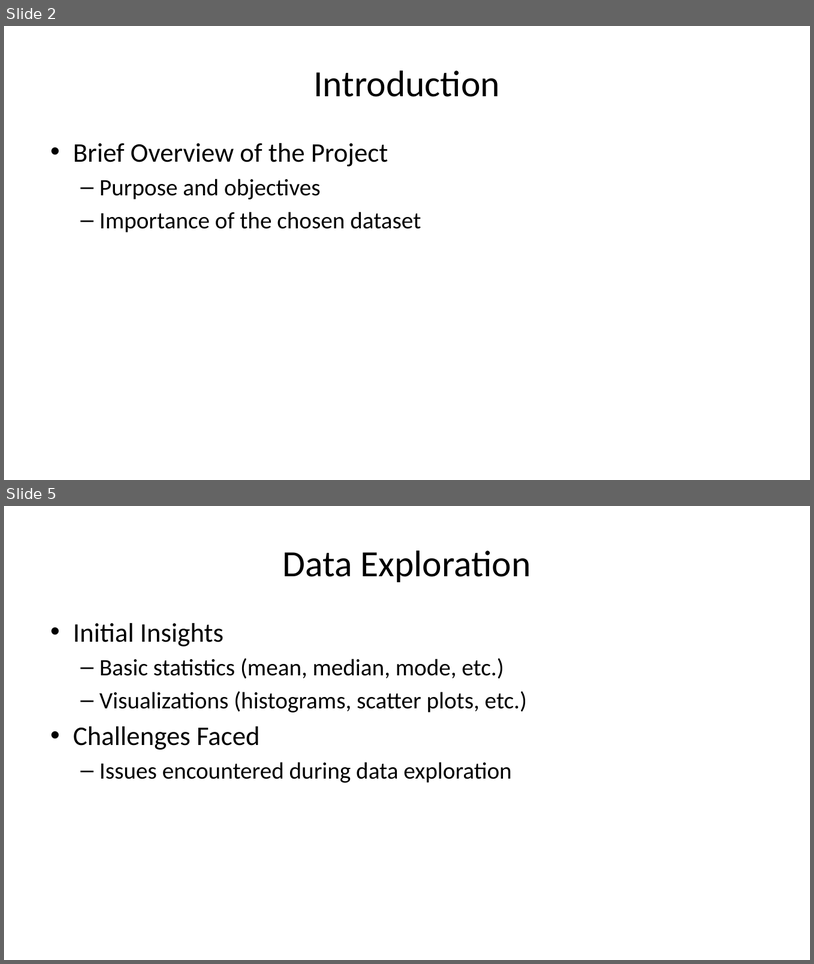
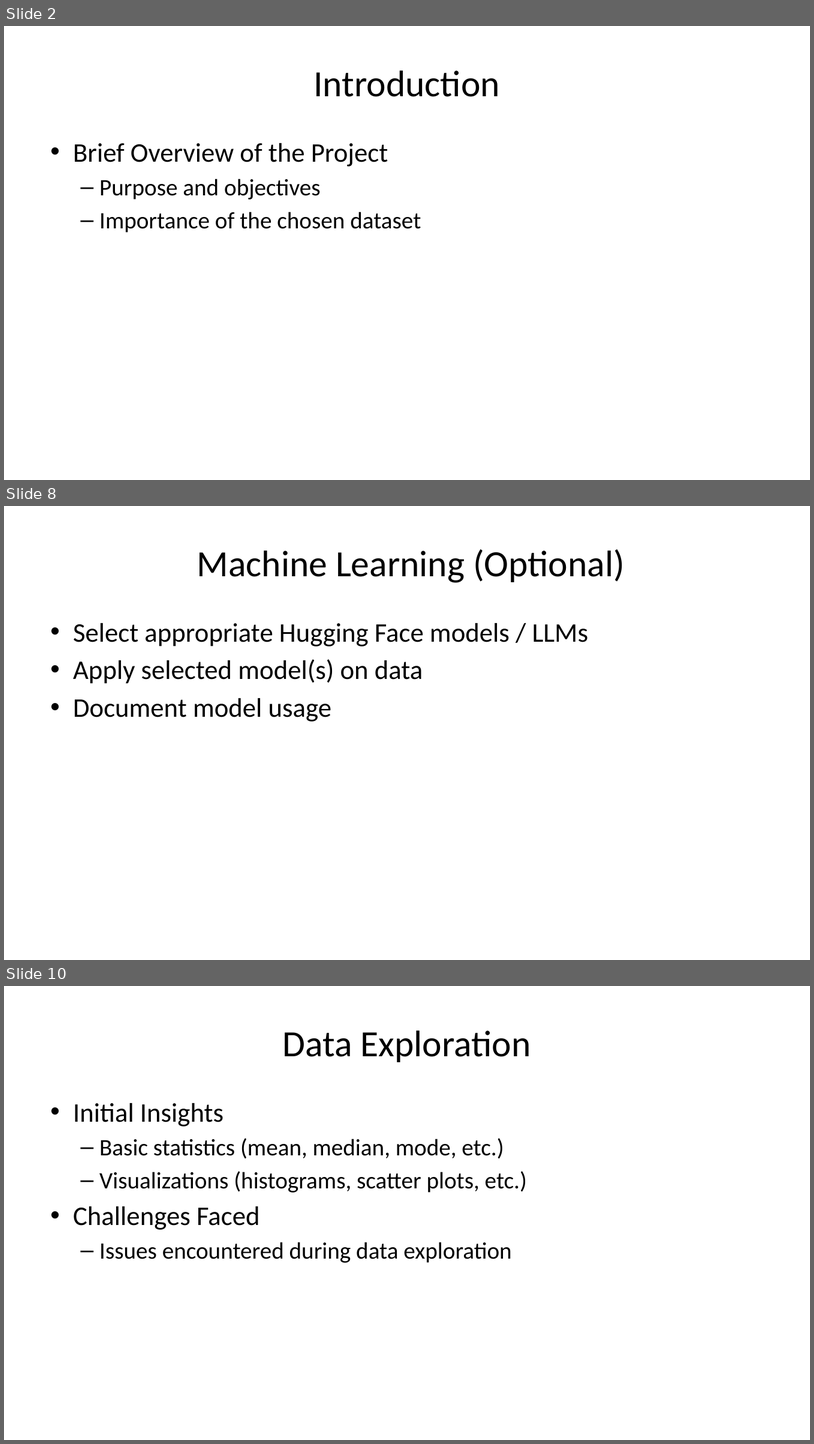
Before and after one commit to motazsaad/Exploratory-Analysis-of-Big-Data, a slide deck: materials/Big_Data_Project_Template.pptx. Shown one above the other, each under a label of ours: slides 2 and 5 before the commit, slides 2, 8 and 10 after it; the slides between them are not shown. The pictures are 814x964 and 814x1444 pixels, drawn with LibreOffice and Linux fonts; fonts in the diff are those of the drawing. Boxes give left, top, right and bottom in pixels: in the first picture for what was removed or moved away, otherwise in the second. Text is boxed around its words. In the diff, an @@ line names an element or a change of style, - is before the commit and + after.

```diff
--- a/materials/Big_Data_Project_Template.pptx
+++ b/materials/Big_Data_Project_Template.pptx
@@ slide 8 added at (4, 506, 810, 960), background #FFFFFF @@
@@ title added at (197, 549, 625, 583), 44 pt, text #000000 @@
+Machine Learning (Optional)
@@ text added at (73, 623, 589, 721), 32 pt, text #000000 @@
+• Select appropriate Hugging Face models / LLMs
+• Apply selected model(s) on data
+• Document model usage
@@ what was slide 5 is now slide 10 @@
```
Also in this commit, not shown: 3 slides changed, 4 other slides added.
